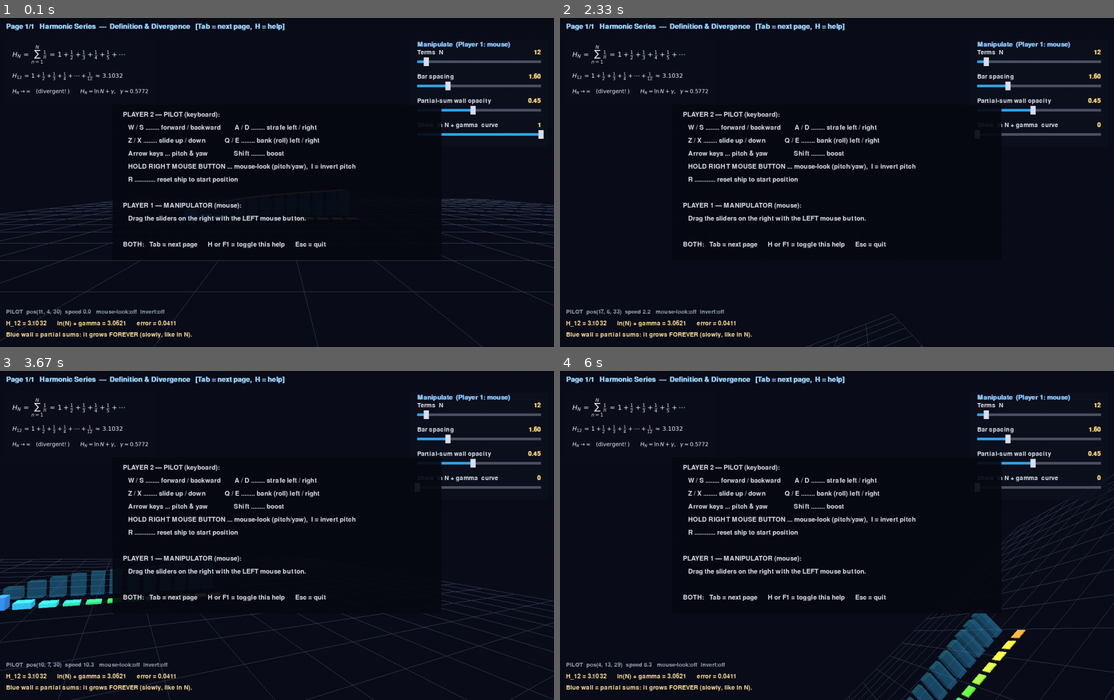
Above: before the commit, frames 1-4 (two rows, left to right).
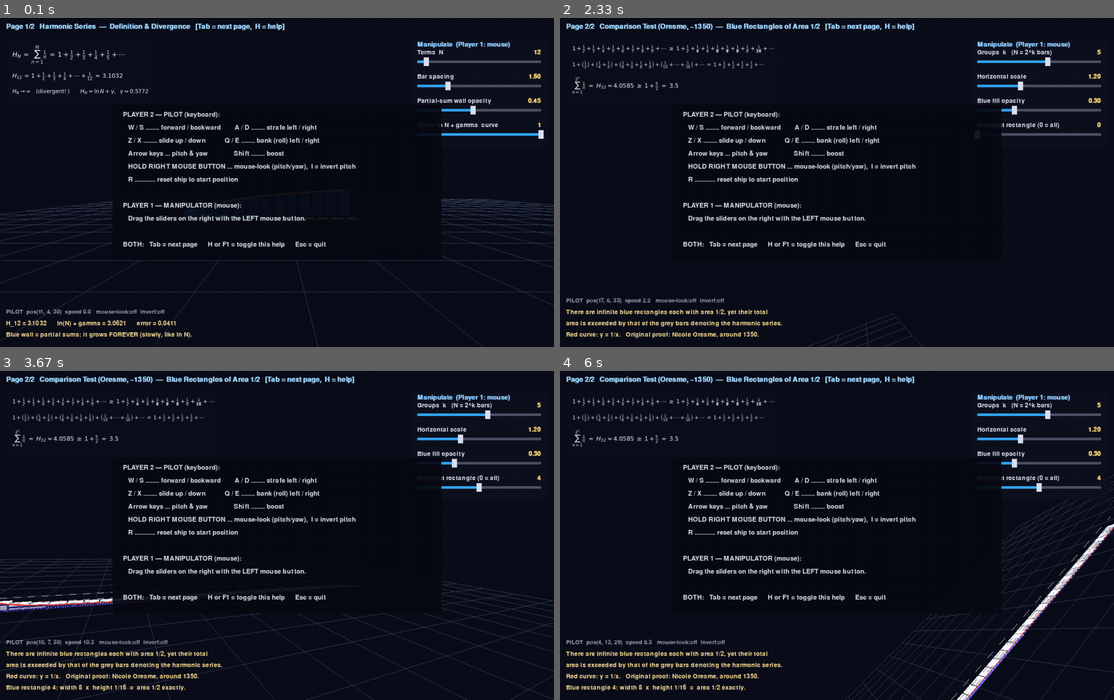
Above: after the commit, the same moments.

Repository: strulovitz/peaktogether-website
Game: pygame game, started from BIBLE/math_flyer.py
Two runs of this game, one before a commit and one after it. Both use one fixed random seed, a clock stepped at 60 frames per second and the inputs below.
Inputs (mouse positions are in pixels of both pictures, inside the frame that each line leads up to):
- Up to frame 1 (0.1 s): no input
- Up to frame 2 (2.33 s): hold Right 0.33-0.8 s; click (1036, 133) at 0.88 s; hold Up 1.17-1.47 s; hold W 1.17-1.47 s; tap Z at 1.23, 1.57, 1.87 s; hold Right 1.5-1.97 s; hold D 1.5-1.97 s; tap Tab at 2 s
- Up to frame 3 (3.67 s): click (476, 486) at 2.38 s; hold Left 2.67-3.2 s; hold A 2.67-3.2 s; tap Z at 2.73, 3.03, 3.3, 3.63 s; hold Down 3.23-3.53 s; hold S 3.23-3.53 s; tap X at 3.38 s; hold Left from 3.57 s (still down); hold A from 3.57 s (still down)
- Up to frame 4 (6 s): tap E at 3.72, 5.22 s; tap Z at 3.93, 4.07, 4.47, 4.77, 5.13, 5.53, 5.83 s; release Left at 3.97 s; release A at 3.97 s; hold Up 4-4.37 s; hold W 4-4.37 s; hold Right 4.4-5.03 s; hold D 4.4-5.03 s; tap X at 4.55 s; hold Down 5.07-5.43 s; hold S 5.07-5.43 s; hold Left 5.47-5.93 s; hold A 5.47-5.93 s; hold Right from 5.97 s (still down); hold D from 5.97 s (still down)

The runs differ from the first frame. In frame 1, less than 0.1% of the frame differs, in the area x 5-7%, y 1-4%; in frame 2, 3.7%; in frame 3, 5.6%; in frame 4, 6.8%, in the area x 1-100%, y 1-100%.

Commit message:
Bible: Add ComparisonTestPage (Oresme grouping proof) from Claude Fable
Replaces the old commented-out template with the full implementation:
- Grey unit-width bars, blue rectangles each area=1/2 exactly
- Red curve y=1/x, dashed gridlines, x-ticks at powers of 2
- GL display list caching for performance (up to 256 bars)
- New sliders: k (groups), horizontal scale, blue fill opacity, highlight
- Mathtext-safe LaTeX: \\frac, \\mathbf (no AMSMath)

Diff:
--- a/BIBLE/math_flyer.py
+++ b/BIBLE/math_flyer.py
@@ -505,19 +505,178 @@
 
 # =====================================================================
 #  TEMPLATE FOR FUTURE PAGES  (for the coding agent — copy, rename, fill)
-# =====================================================================
-# @register_page
-# class ComparisonTestPage(Page):
-#     """PAGE 2 — Oresme's comparison: 1 + 1/2 + (1/4+1/4) + (1/8 x4) + ...
-#     TODO: draw grouped bars in a second color BEHIND the harmonic bars,
-#     each group summing to exactly 1/2; slider 'Groups k'; show LaTeX
-#     $H_{2^k} \\geq 1 + k/2$. Reuse draw_box/Slider exactly as above."""
-#     TITLE = "Comparison Test  (Oresme, 1350)"
-#
-# Planned future pages (one class each, same pattern):
-#   IntegralTestPage, GrowthRatePage, DivisibilityPage, InterpolationPage,
-#   RamanujanSummationPage, CrossingDesertPage, StackingBlocksPage,
-#   CountingPrimesPage, CouponCollectorPage, AlgorithmAnalysisPage
+#  Planned future pages (one class each, same pattern):
+#    IntegralTestPage, GrowthRatePage, DivisibilityPage, InterpolationPage,
+#    RamanujanSummationPage, CrossingDesertPage, StackingBlocksPage,
+#    CountingPrimesPage, CouponCollectorPage, AlgorithmAnalysisPage
+# =====================================================================
+
+@register_page
+class ComparisonTestPage(Page):
+    """PAGE 2 — Comparison test (Nicole Oresme, ~1350).
+    Faithful 3D version of the Wikipedia figure for 'Harmonic series':
+      * GREY adjacent bars of unit width: bar n spans x in (n-1, n], height 1/n,
+        so the AREA of bar n equals the term 1/n.
+      * BLUE outlined rectangles: rectangle j spans (2^(j-1), 2^j], height 1/2^j
+        -> width * height = 2^(j-1) * 2^(-j) = 1/2. EVERY blue rectangle has
+        area exactly 1/2, and the grey bars always poke above it.
+      * RED curve y = 1/x, dashed gridlines at 1/2, 1/4, 1/8, ...,
+        x-axis ticks at the powers of two.
+    Wikipedia caption: 'There are infinite blue rectangles each with area 1/2,
+    yet their total area is exceeded by that of the grey bars denoting the
+    harmonic series.'
+
+    ENGINE NOTE: geometry is compiled into a GL display list, rebuilt only
+    when a slider changes (this page draws up to 256 bars). Future heavy
+    pages should copy this trick.
+    """
+    TITLE = "Comparison Test (Oresme, ~1350)  —  Blue Rectangles of Area 1/2"
+    K_MAX = 8                                   # up to 2^8 = 256 bars
+
+    def __init__(self):
+        super().__init__()
+        n = np.arange(1, 2 ** self.K_MAX + 1)
+        self.partial = np.concatenate(([0.0], np.cumsum(1.0 / n)))
+        self.s_k    = Slider("Groups  k   (N = 2^k bars)", 1, self.K_MAX, 5, step=1)
+        self.s_sp   = Slider("Horizontal scale", 0.5, 2.5, 1.2)
+        self.s_fill = Slider("Blue fill opacity", 0.0, 1.0, 0.30)
+        self.s_hl   = Slider("Highlight rectangle (0 = all)", 0, self.K_MAX, 0, step=1)
+        self.sliders = [self.s_k, self.s_sp, self.s_fill, self.s_hl]
+        self._cache_key = None
+        self._dlist = None
+
+    # ----------------------------------------------------------- 3D ---
+    def draw_world(self):
+        key = (int(self.s_k.value), round(self.s_sp.value, 3),
+               round(self.s_fill.value, 2), int(self.s_hl.value))
+        if key != self._cache_key:              # rebuild only on slider change
+            if self._dlist is not None:
+                glDeleteLists(self._dlist, 1)
+            self._dlist = glGenLists(1)
+            glNewList(self._dlist, GL_COMPILE)
+            self._build_scene(*key)
+            glEndList()
+            self._cache_key = key
+        glCallList(self._dlist)
+
+    def _build_scene(self, k, sp, fill_alpha, hl):
+        N = 2 ** k
+        draw_floor_grid(max(60.0, (N + 4) * sp))
+        gap = 0.04 * sp                          # thin gaps, as in the figure
+
+        # --- GREY bars: bar n spans x in (n-1, n], height 1/n -------------
+        glColor4f(0.78, 0.78, 0.81, 1.0)
+        for n in range(1, N + 1):
+            draw_box((n - 1) * sp + gap, 0.0, -0.6,
+                     n * sp - gap, 1.0 / n, 0.6)
+
+        # --- flat 'figure' elements: no lighting, like a drawing ----------
+        glDisable(GL_LIGHTING)
+
+        # axes (white) with ticks at the powers of two: 1, 2, 4, 8, ...
+        glLineWidth(2.0)
+        glColor4f(0.92, 0.92, 0.95, 1.0)
+        glBegin(GL_LINES)
+        glVertex3f(-0.6 * sp, 0.0, 0.65); glVertex3f((N + 1.5) * sp, 0.0, 0.65)
+        glVertex3f(0.0, 0.0, 0.65);       glVertex3f(0.0, 1.65, 0.65)
+        for j in range(0, k + 1):                # ticks at x = 2^j  (and x=1)
+            x = (2 ** j) * sp
+            glVertex3f(x, 0.0, 0.65); glVertex3f(x, -0.14, 0.65)
+        glEnd()
+
+        # dashed grey gridlines at y = 1/2, 1/4, ..., 1/2^k  (and y = 1)
+        glEnable(GL_LINE_STIPPLE)
+        glLineStipple(2, 0x00FF)
+        glLineWidth(1.5)
+        glColor4f(0.55, 0.55, 0.60, 0.9)
+        glBegin(GL_LINES)
+        for j in range(0, k + 1):
+            y = 2.0 ** (-j)
+            glVertex3f(0.0, y, 0.65); glVertex3f(N * sp, y, 0.65)
+        glEnd()
+        glDisable(GL_LINE_STIPPLE)
+
+        # RED curve  y = 1/x  (passes through the top-right corner of each bar)
+        glLineWidth(3.0)
+        glColor4f(0.93, 0.18, 0.12, 1.0)
+        glBegin(GL_LINE_STRIP)
+        for t in np.linspace(0.625, N + 1.0, 260):   # start where y = 1.6
+            glVertex3f(t * sp, 1.0 / t, 0.7)
+        glEnd()
+
+        # --- BLUE rectangles: group j spans (2^(j-1), 2^j], height 1/2^j ---
+        #     width * height = 2^(j-1) * 2^(-j) = 1/2   (EVERY one, area 1/2)
+        def blue_of(j):
+            if hl == 0 or j == hl:
+                return (0.36, 0.36, 0.96)
+            return (0.36 * 0.35, 0.36 * 0.35, 0.96 * 0.45)   # dimmed
+
+        if fill_alpha > 0.01:                    # translucent fill, in front
+            glDepthMask(GL_FALSE)
+            for j in range(1, k + 1):
+                r, g, b = blue_of(j)
+                a = fill_alpha * (1.0 if (hl == 0 or j == hl) else 0.35)
+                glColor4f(r, g, b, a)
+                x0, x1 = (2 ** (j - 1)) * sp, (2 ** j) * sp
+                y1 = 2.0 ** (-j)
+                glBegin(GL_QUADS)
+                glVertex3f(x0, 0.0, 0.72); glVertex3f(x1, 0.0, 0.72)
+                glVertex3f(x1, y1, 0.72);  glVertex3f(x0, y1, 0.72)
+                glEnd()
+            glDepthMask(GL_TRUE)
+
+        glLineWidth(3.5)                         # thick blue outlines
+        for j in range(1, k + 1):
+            glColor4f(*blue_of(j), 1.0)
+            x0, x1 = (2 ** (j - 1)) * sp, (2 ** j) * sp
+            y1 = 2.0 ** (-j)
+            glBegin(GL_LINE_LOOP)
+            glVertex3f(x0, 0.0, 0.74); glVertex3f(x1, 0.0, 0.74)
+            glVertex3f(x1, y1, 0.74);  glVertex3f(x0, y1, 0.74)
+            glEnd()
+
+        glLineWidth(1.0)
+        glEnable(GL_LIGHTING)
+
+    # ------------------------------------------------------ overlays ---
+    def overlay_latex(self):
+        k = int(self.s_k.value)
+        N = 2 ** k
+        H = self.partial[N]
+        return [
+            # Wikipedia line 1: replace each denominator by the next power of 2
+            # (bold = the replaced ones; mathtext has no per-symbol color)
+            (r"$1+\frac{1}{2}+\frac{1}{3}+\frac{1}{4}+\frac{1}{5}+\frac{1}{6}"
+             r"+\frac{1}{7}+\frac{1}{8}+\frac{1}{9}+\cdots"
+             r"\;\geq\;1+\frac{1}{2}+\frac{1}{\mathbf{4}}+\frac{1}{4}"
+             r"+\frac{1}{\mathbf{8}}+\frac{1}{\mathbf{8}}+\frac{1}{\mathbf{8}}"
+             r"+\frac{1}{8}+\frac{1}{\mathbf{16}}+\cdots$", 13),
+            # Wikipedia line 2: grouping equal terms
+            (r"$1+\left(\frac{1}{2}\right)+\left(\frac{1}{4}+\frac{1}{4}\right)"
+             r"+\left(\frac{1}{8}+\frac{1}{8}+\frac{1}{8}+\frac{1}{8}\right)"
+             r"+\left(\frac{1}{16}+\cdots+\frac{1}{16}\right)+\cdots"
+             r"\;=\;1+\frac{1}{2}+\frac{1}{2}+\frac{1}{2}+\frac{1}{2}+\cdots$", 12),
+            # Wikipedia line 3 (Oresme's bound), with live numbers
+            (r"$\sum_{n=1}^{2^{%d}}\frac{1}{n} \;=\; H_{%d} \approx %.4f"
+             r"\;\geq\;1+\frac{%d}{2} \;=\; %.1f$"
+             % (k, N, H, k, 1.0 + 0.5 * k), 14),
+        ]
+
+    def overlay_info(self):
+        k = int(self.s_k.value)
+        N = 2 ** k
+        lines = [
+            "There are infinite blue rectangles each with area 1/2, yet their total",
+            "area is exceeded by that of the grey bars denoting the harmonic series.",
+            "Red curve: y = 1/x.   Original proof: Nicole Oresme, around 1350.",
+        ]
+        hl = int(self.s_hl.value)
+        if hl:
+            lines.append(
+                "Blue rectangle %d: width %d  x  height 1/%d  =  area 1/2 exactly.%s"
+                % (hl, 2 ** (hl - 1), 2 ** hl,
+                   "" if hl <= k else "   (raise the k slider to see it!)"))
+        return lines
 
 
 # =====================================================================
